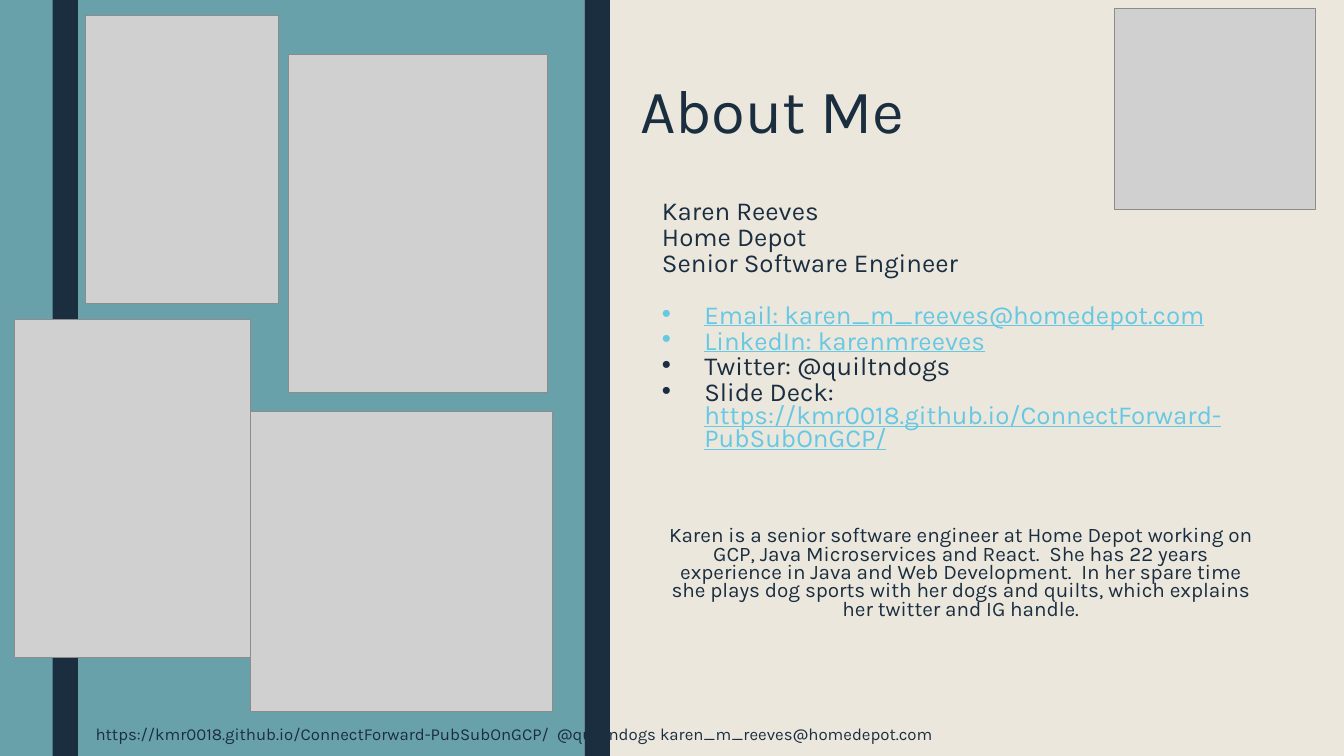
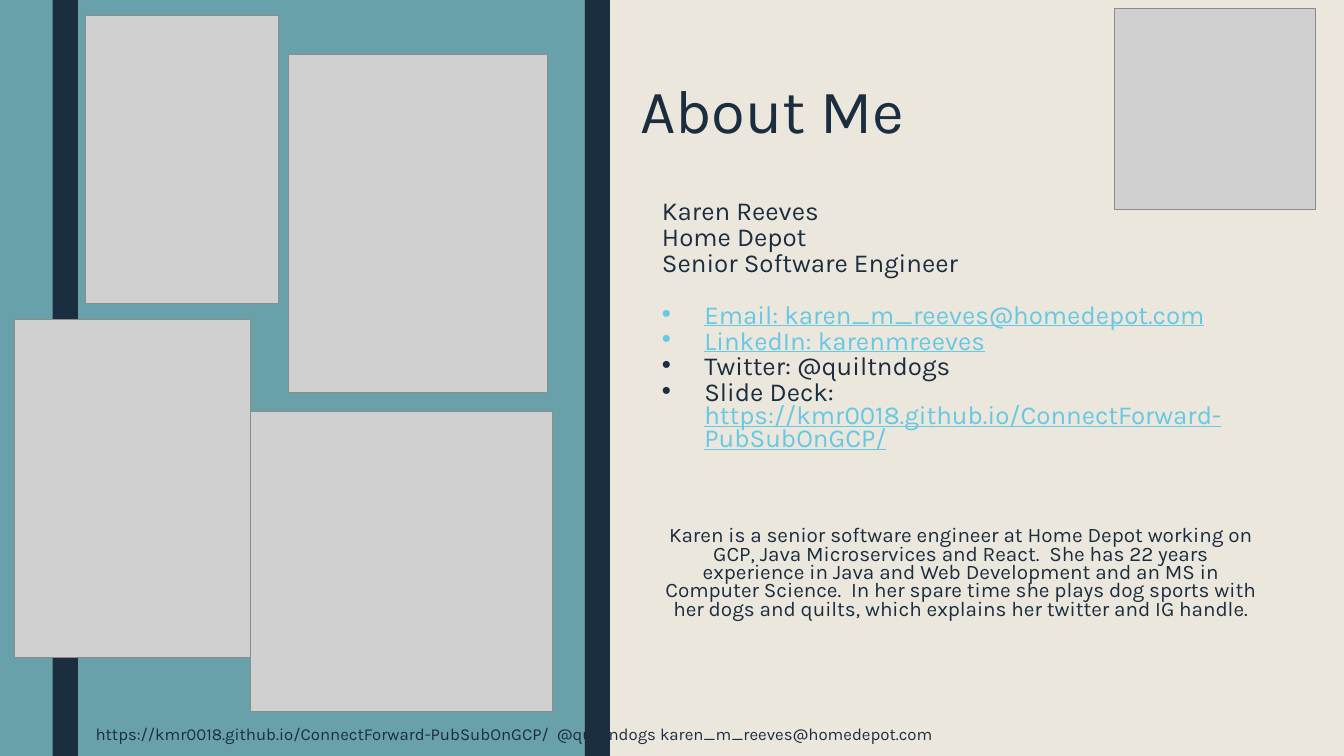
Before and after one commit to kmr0018/ConnectForward-PubSubOnGCP, a slide deck: slide 14 of PubSubGcpPresentation.pptx. Drawn at 1344x756 pixels with LibreOffice and Linux fonts; fonts in the diff are those of the drawing; grey boxes stand for pictures. Boxes give left, top, right and bottom in pixels: in the first picture for what was removed or moved away, otherwise in the second. Text is boxed around its words. In the diff, an @@ line names an element or a change of style, - is before the commit and + after.

```diff
--- a/PubSubGcpPresentation.pptx
+++ b/PubSubGcpPresentation.pptx
@@ text at box(665, 527, 1255, 621): text changed @@
-Karen is a senior software engineer at Home Depot working on GCP, Java Microservices and React. She has 22 years experience in Java and Web Development. In her spare time she plays dog sports with her dogs and quilts, which explains her twitter and IG handle.
+Karen is a senior software engineer at Home Depot working on GCP, Java Microservices and React. She has 22 years experience in Java and Web Development and an MS in Computer Science. In her spare time she plays dog sports with her dogs and quilts, which explains her twitter and IG handle.
```
Also in this commit, not shown: 1 other file.
